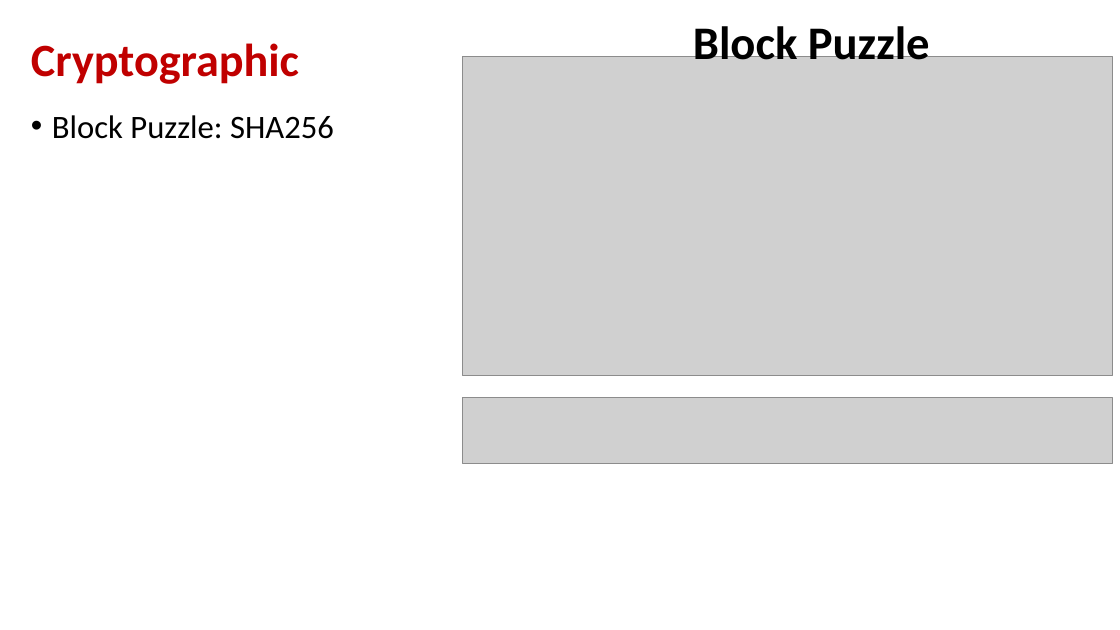
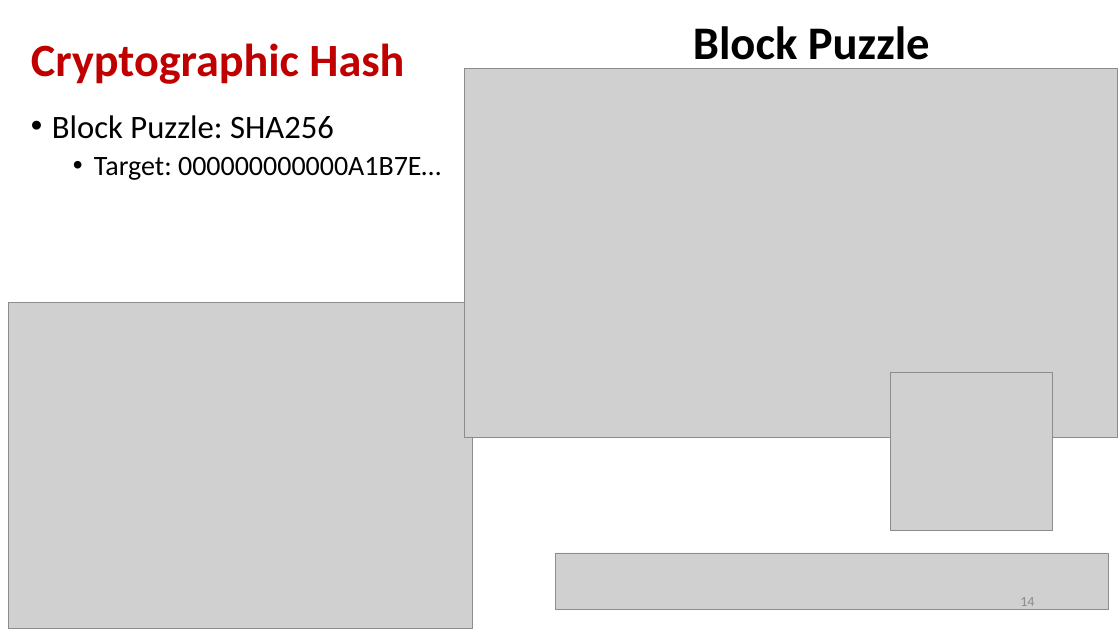
Before and after one commit to andyplusplus/blockchain, a slide deck: slide 14 of How Bitcoin Works Under the Hood.pptx. Drawn at 1120x630 pixels with LibreOffice and Linux fonts; fonts in the diff are those of the drawing; grey boxes stand for pictures. Boxes give left, top, right and bottom in pixels: in the first picture for what was removed or moved away, otherwise in the second. Text is boxed around its words. In the diff, an @@ line names an element or a change of style, - is before the commit and + after.

Commit message:
update

```diff
--- a/How Bitcoin Works Under the Hood.pptx
+++ b/How Bitcoin Works Under the Hood.pptx
@@ title at bbox=[31, 43, 404, 84]: text changed @@
-Cryptographic
+Cryptographic Hash
@@ picture: place and size @@
-picture at bbox=[462, 56, 1112, 376]
+picture at bbox=[465, 69, 1118, 438]
@@ text at bbox=[94, 157, 441, 180]: paragraph added @@
+  • Target: 000000000000A1B7E…
@@ picture added at bbox=[8, 302, 473, 628] @@
@@ picture added at bbox=[891, 372, 1053, 530] @@
@@ picture: place and size @@
-picture at bbox=[462, 397, 1112, 463]
+picture at bbox=[555, 553, 1108, 609]
@@ page number added at bbox=[1020, 597, 1034, 610], 12 pt, text #8C8C8C @@
+14
```
Also in this commit, not shown: 11 other slides changed, 9 slides added, 4 slides removed.
